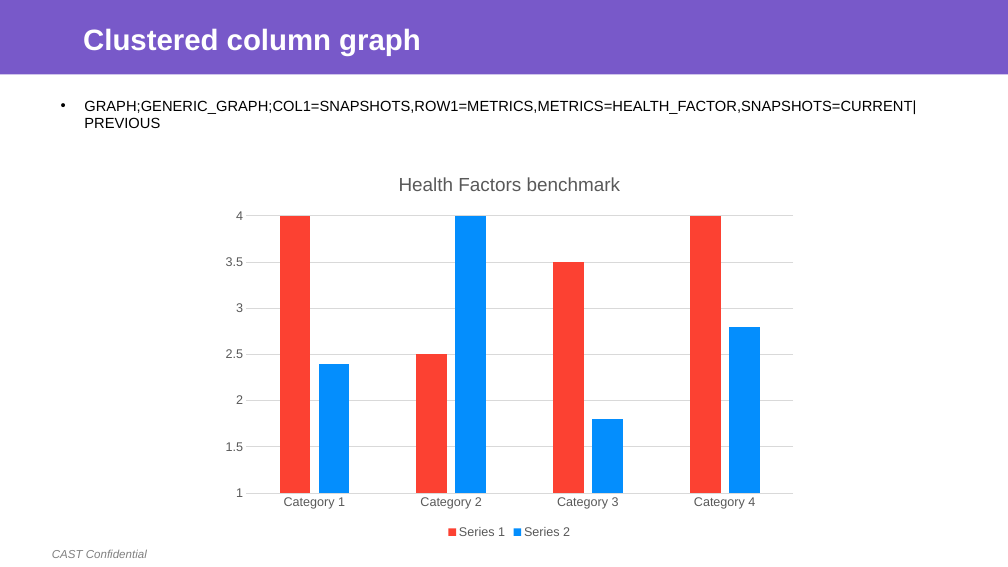
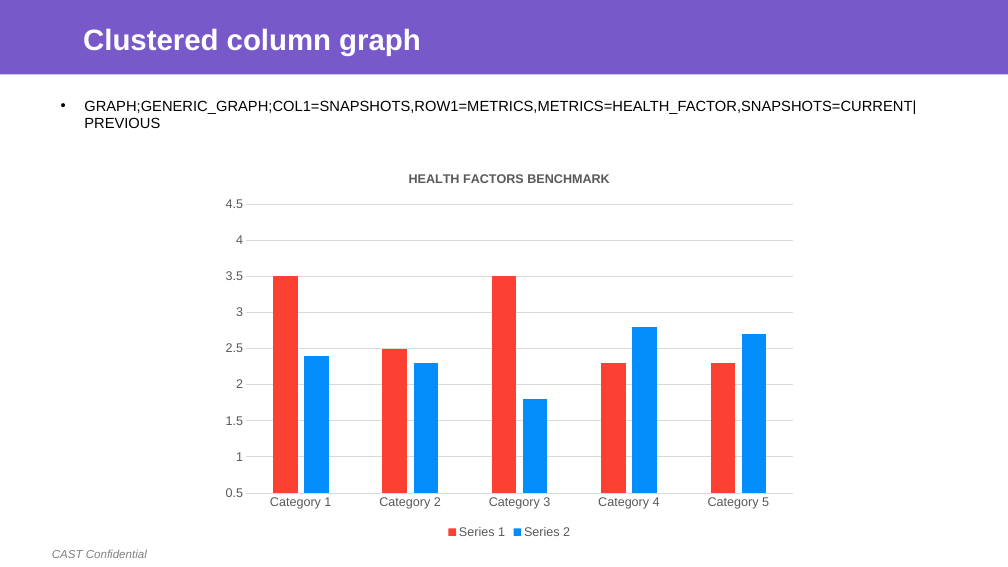
Before and after one commit to CAST-projects/ReportGenerator, a slide deck: slide 4 of CastReporting.Reporting/TemplatesFiles/Generic Graph Definition.pptx. Drawn at 1008x567 pixels with LibreOffice and Linux fonts; fonts in the diff are those of the drawing; background and template pictures are left out. Boxes give left, top, right and bottom in pixels: in the first picture for what was removed or moved away, otherwise in the second. Text is boxed around its words. In the diff, an @@ line names an element or a change of style, - is before the commit and + after.

```diff
--- a/CastReporting.Reporting/TemplatesFiles/Generic Graph Definition.pptx
+++ b/CastReporting.Reporting/TemplatesFiles/Generic Graph Definition.pptx
@@ column chart at [214,157,805,542] @@
@@ title "Health Factors benchmark " to "HEALTH FACTORS BENCHMARK " @@
-categories: Category 1, Category 2, Category 3, Category 4
+categories: Category 1, Category 2, Category 3, Category 4, Category 5
-Series 1: 4.3, 2.5, 3.5, 4.5
+Series 1: 3.5, 2.5, 3.5, 2.3, 2.3
-Series 2: 2.4, 4.4, 1.8, 2.8
+Series 2: 2.4, 2.3, 1.8, 2.8, 2.7
@@ value axis changed @@
```
Also in this commit, not shown: 5 other slides changed, 1 slide added, 1 slide removed, 3 other files.
